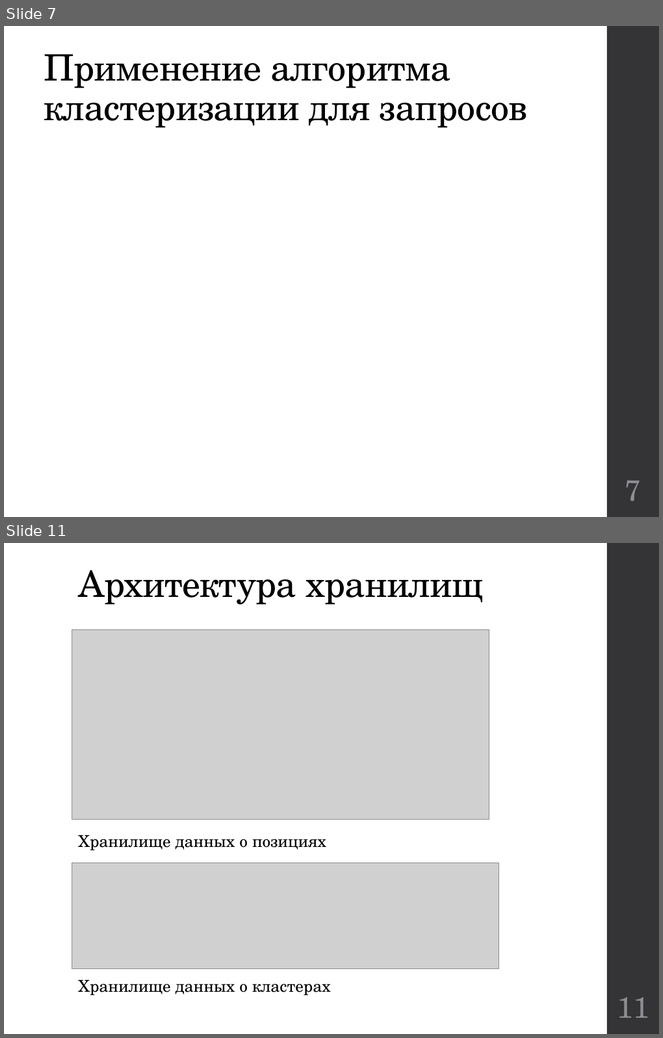
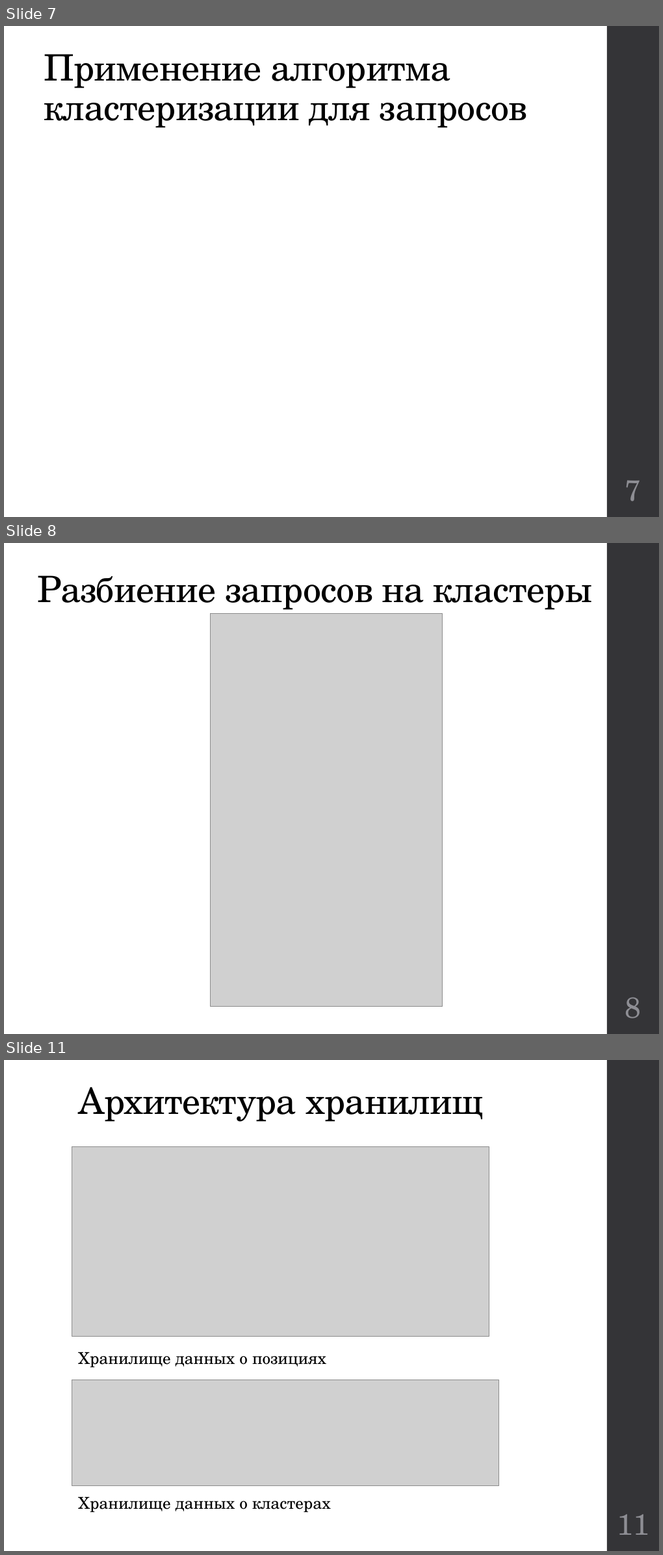
Before and after one commit to kwadraterry/diploma, a slide deck: Отчет/Доклад Неповинных.pptx. Shown one above the other, each under a label of ours: slides 7 and 11 before the commit, slides 7, 8 and 11 after it; the slides between them are not shown. The pictures are 663x1038 and 663x1555 pixels, drawn with LibreOffice and Linux fonts; fonts in the diff are those of the drawing; grey boxes stand for pictures. Boxes give left, top, right and bottom in pixels: in the first picture for what was removed or moved away, otherwise in the second. Text is boxed around its words. In the diff, an @@ line names an element or a change of style, - is before the commit and + after.

```diff
--- a/Отчет/Доклад Неповинных.pptx
+++ b/Отчет/Доклад Неповинных.pptx
@@ slide 8 added at (4,543,659,1034), background #FFFFFF; not listed: 1 template element that a slide beside it also shows @@
@@ title added at (38,575,593,610), 40 pt, text #000000 @@
+Разбиение запросов на кластеры
@@ picture added at (211,614,442,1006) @@
@@ page number added at (625,997,642,1019), 32 pt, text #8E8E94 @@
+8
```
Also in this commit, not shown: 7 slides changed, 1 slide removed, 2 other files.
